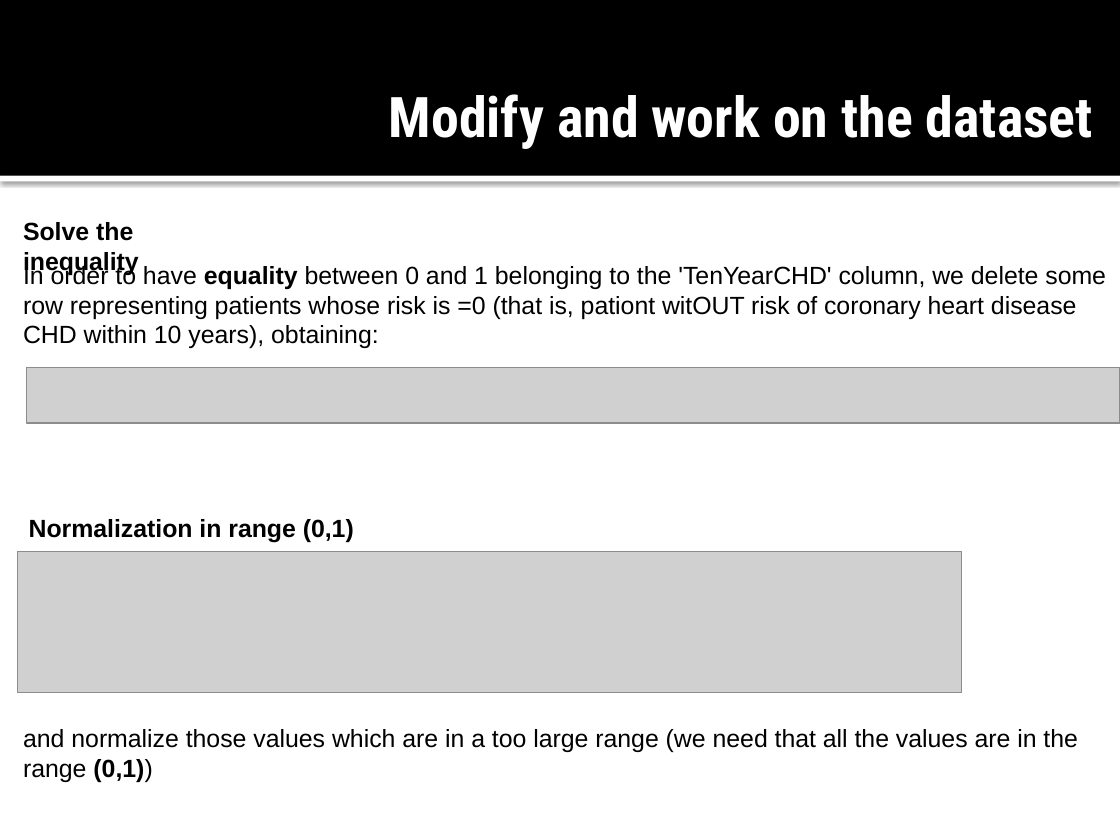
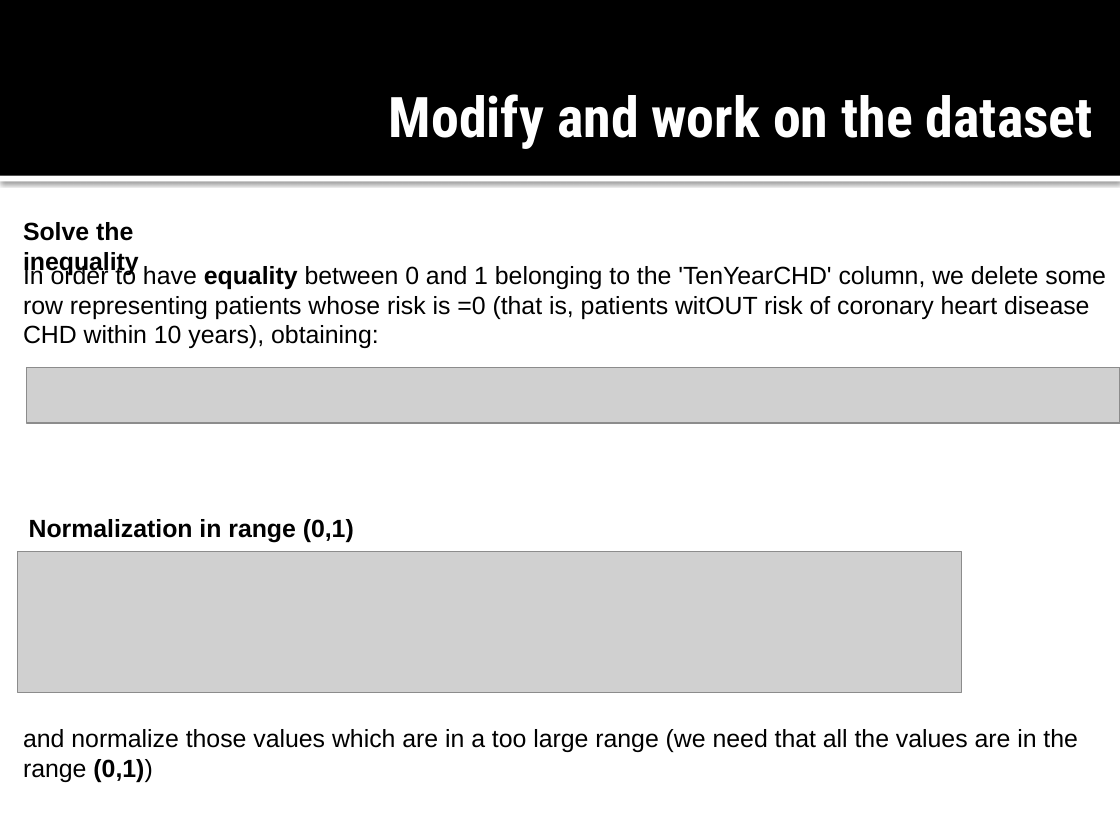
Before and after one commit to TarazGr/FDS-Final, a slide deck: slide 9 of Prova.pptx. Drawn at 1120x840 pixels with LibreOffice and Linux fonts; fonts in the diff are those of the drawing; grey boxes stand for pictures. Boxes give left, top, right and bottom in pixels: in the first picture for what was removed or moved away, otherwise in the second. Text is boxed around its words. In the diff, an @@ line names an element or a change of style, - is before the commit and + after.

Commit message:
some fix in the slides

```diff
--- a/Prova.pptx
+++ b/Prova.pptx
@@ text at (23, 264, 1106, 348): text changed @@
-In order to have equality between 0 and 1 belonging to the 'TenYearCHD' column, we delete some row representing patients whose risk is =0 (that is, pationt witOUT risk of coronary heart disease CHD within 10 years), obtaining:
+In order to have equality between 0 and 1 belonging to the 'TenYearCHD' column, we delete some row representing patients whose risk is =0 (that is, patients witOUT risk of coronary heart disease CHD within 10 years), obtaining:
```
Also in this commit, not shown: 2 other slides changed, 1 other file.
